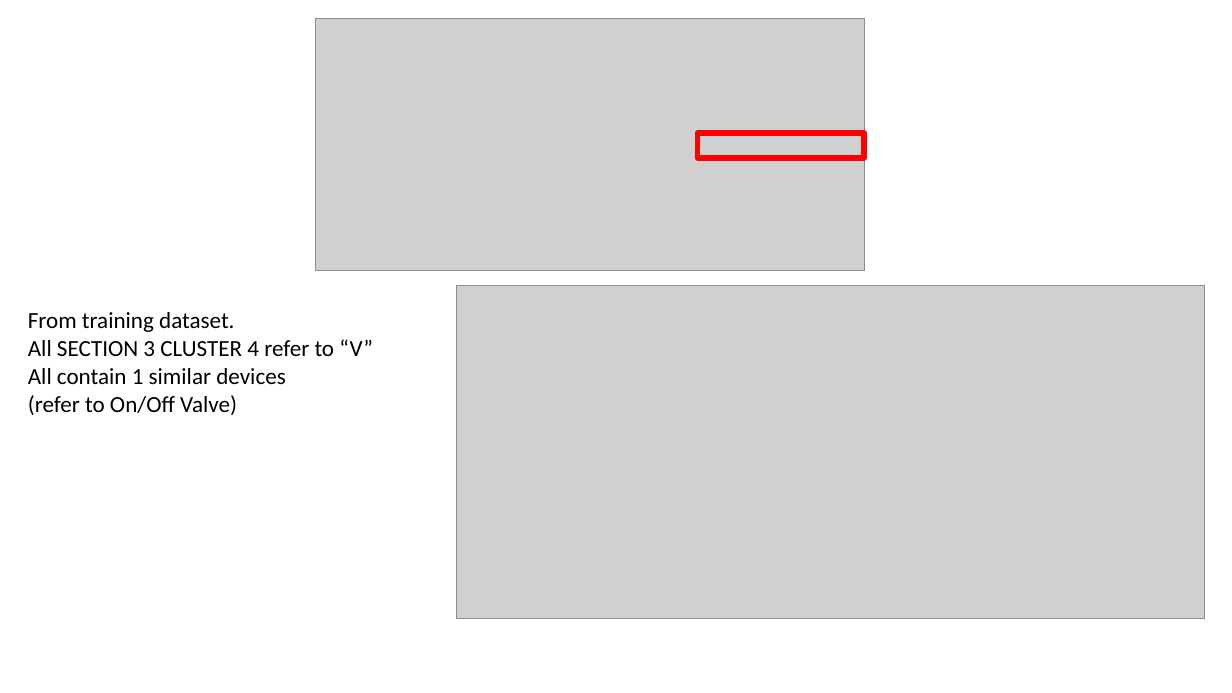
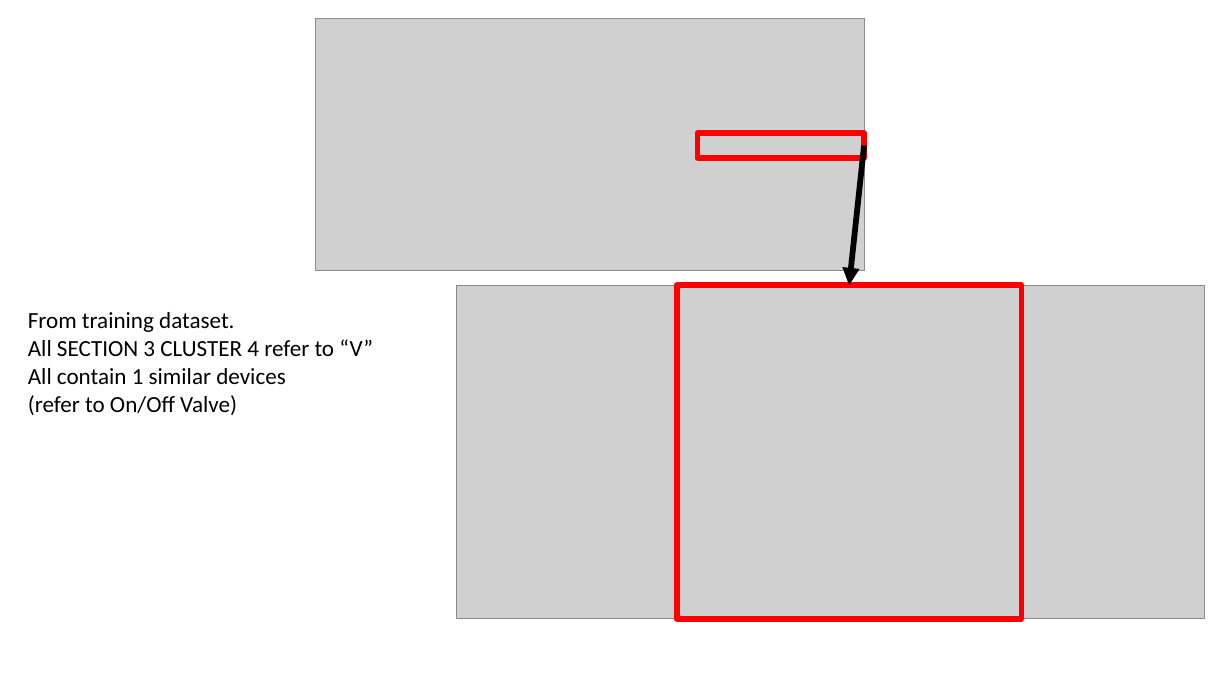
Before and after one commit to Syaziyah30/DeviceCluster, a slide deck: slide 5 of 1.training_model/supplementary/Device Identifier 20260520.pptx (slide 21 before the commit). Drawn at 1232x693 pixels with LibreOffice and Linux fonts; fonts in the diff are those of the drawing; grey boxes stand for pictures. Boxes give left, top, right and bottom in pixels: in the first picture for what was removed or moved away, otherwise in the second. Text is boxed around its words. In the diff, an @@ line names an element or a change of style, - is before the commit and + after.

```diff
--- a/1.training_model/supplementary/Device Identifier 20260520.pptx
+++ b/1.training_model/supplementary/Device Identifier 20260520.pptx
@@ arrow added from (864, 146) to (849, 286), #000000 4.5 pt @@
@@ rectangle added at box(677, 286, 1021, 619), outline #FF0000 4.5 pt @@
```
Also in this commit, not shown: 2 other slides changed, 2 slides added, 7 slides removed, 1 other file.
